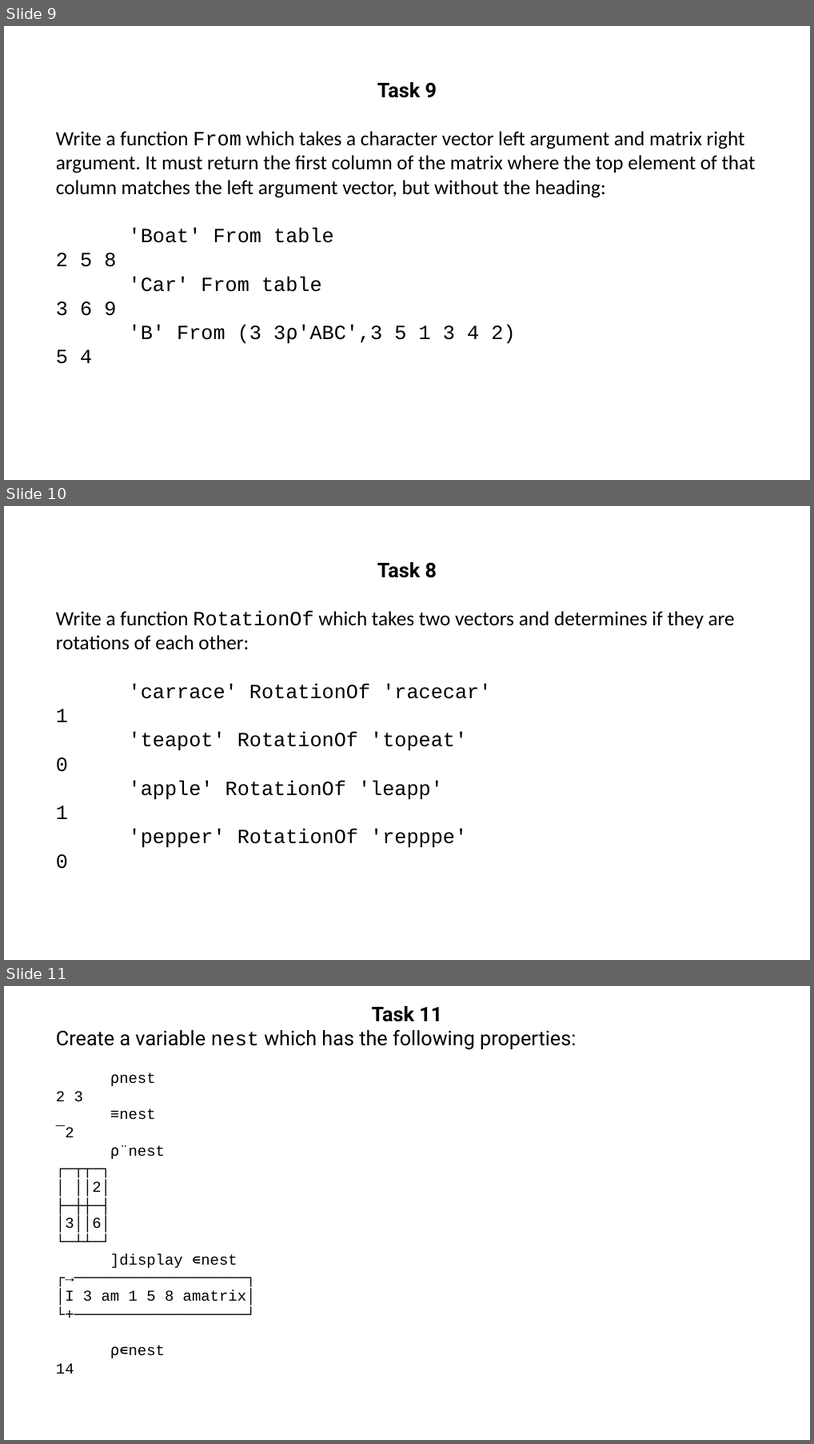
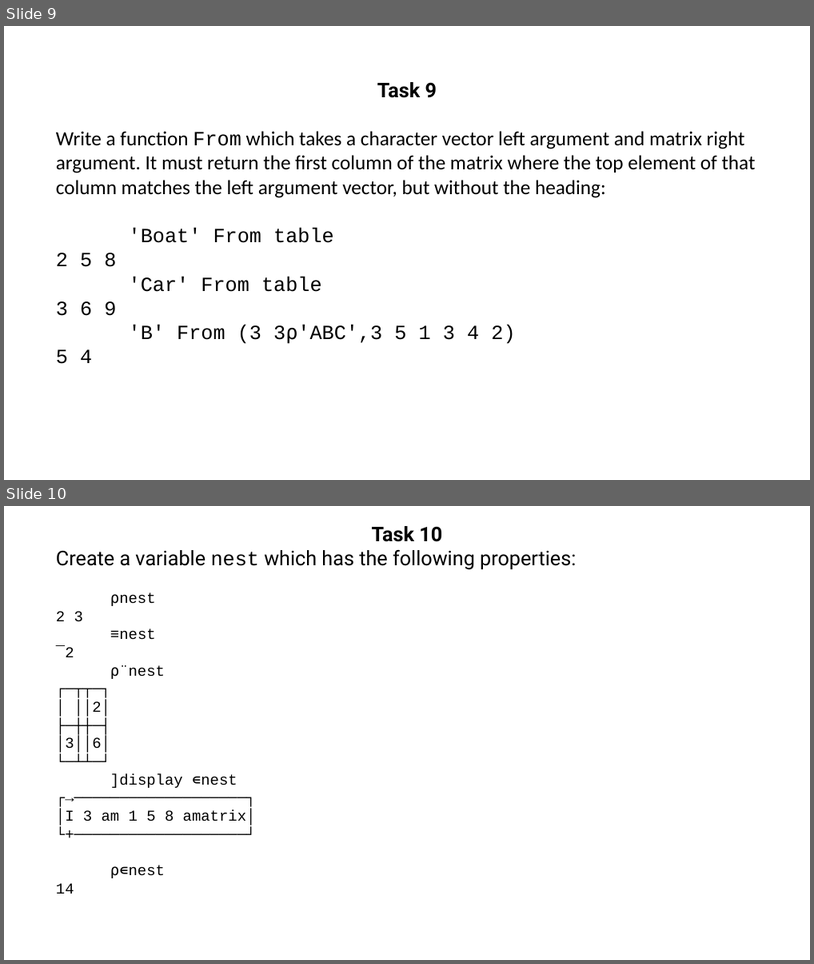
Before and after one commit to rikedyp/apltasks, a slide deck: exercises2.pptx. Shown one above the other, each under a label of ours: slides 9, 10 and 11 before the commit, slides 9 and 10 after it. The pictures are 814x1444 and 814x964 pixels, drawn with LibreOffice and Linux fonts; fonts in the diff are those of the drawing. Boxes give left, top, right and bottom in pixels: in the first picture for what was removed or moved away, otherwise in the second. Text is boxed around its words. In the diff, an @@ line names an element or a change of style, - is before the commit and + after.

```diff
--- a/exercises2.pptx
+++ b/exercises2.pptx
@@ slide 10 removed at (x1=4, y1=506, x2=810, y2=960), background #FFFFFF @@
@@ text removed at (x1=56, y1=562, x2=735, y2=868) @@
-Task 8
-Write a function RotationOf which takes two vectors and determines if they are rotations of each other:
-'carrace' RotationOf 'racecar'
-1
-'teapot' RotationOf 'topeat'
-0
-'apple' RotationOf 'leapp'
-1
-'pepper' RotationOf 'repppe'
-0
@@ what was slide 11 is now slide 10 @@
@@ text at (x1=372, y1=526, x2=442, y2=542): text changed @@
-Task 11
+Task 10
```
Also in this commit, not shown: 1 slide changed, 1 slide added, 1 other file.
